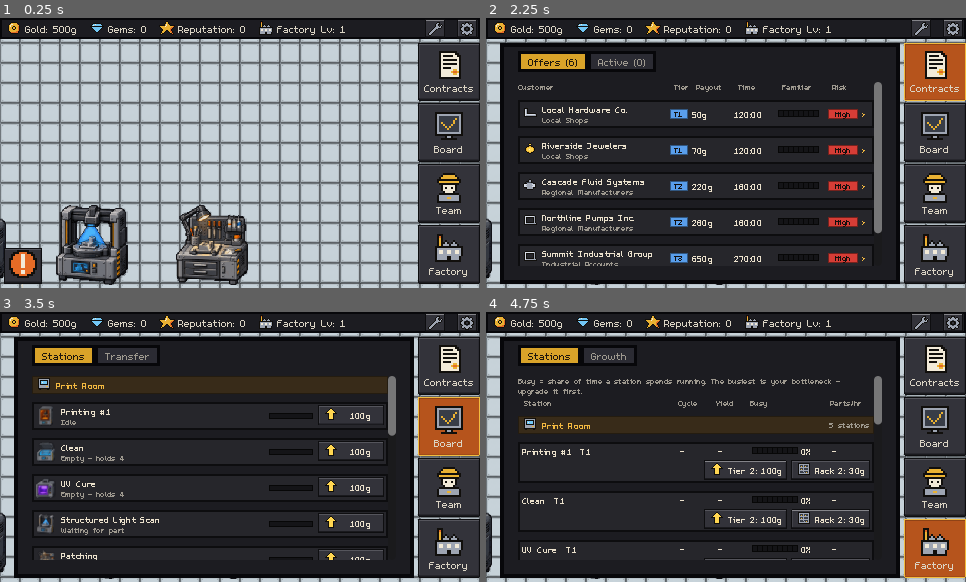
Above: before the commit, frames 1-4 (two rows, left to right).
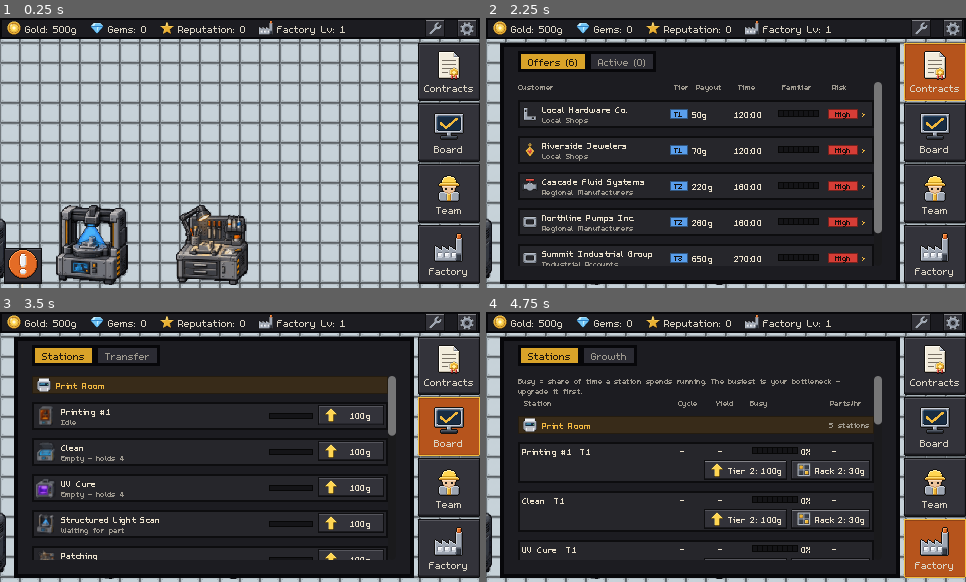
Above: after the commit, the same moments.

Repository: carverweirick/foundry-mobile-game
Game: Godot game, scene res://scenes/main.tscn
The game is run twice, just before and just after one commit, with the same random seed, the same clock (stepped at 60 frames per second) and the same inputs.
Inputs (mouse positions are in pixels of both pictures, inside the frame that each line leads up to):
- Up to frame 1 (0.25 s): no input
- Up to frame 2 (2.25 s): click (922, 28) at 0.52 s; click (951, 28) at 1.27 s; click (937, 72) at 2.02 s
- Up to frame 3 (3.5 s): click (451, 425) at 2.77 s
- Up to frame 4 (4.75 s): click (937, 487) at 3.52 s; click (937, 549) at 4.27 s

The runs differ from the first frame. In frame 1, 2.3% of the frame differs, in the area x 1-99%, y 1-97%; in frame 2, 2.4%; in frame 3, 2.3%; in frame 4, 2.4%, in the area x 1-99%, y 1-91%.

Commit message:
32x32 UI icons with twice the detail, drawn in the same 16px slots
User request: more detail in the icons. tools/gen_ui_icons.py redraws
all 48 icons at 32x32 from supersampled shapes snapped to the pixel
grid, with per-material top-left shading and a 1px outline (standard
library only). Same names and meanings as the old ASCII grids, which
stay in ui_icons.gd as the fallback for any name without a PNG.

UiIcons loads the PNG and reports a 16x16 size (set_size_override), so
every existing slot, Button.icon and layout is unchanged: about 2 device
pixels per texel on an iPhone instead of 4-5. Mipmapped, and the
project's default canvas filter is now Nearest Mipmap so a small 1x
desktop window - which shrinks them 2:1 - draws them cleanly instead of
dropping every other pixel. Magnified pixel art is unaffected.

Checked offscreen at the 16 Pro's resolution and at 1x; overflow audit
still 104 buttons, 0 problems.

Co-Authored-By: Claude Opus 5.5 <noreply@anthropic.com>
Claude-Session: https://claude.ai/code/session_01F7cN4k6ng39WJsgFcGtTac

Diff:
--- a/project.godot
+++ b/project.godot
@@ -55,5 +55,5 @@
 
 [rendering]
 
-textures/canvas_textures/default_texture_filter=0
+textures/canvas_textures/default_texture_filter=3
 renderer/rendering_method="mobile"
--- a/scenes/ui_icons.gd
+++ b/scenes/ui_icons.gd
@@ -1,9 +1,9 @@
 class_name UiIcons
 
-## Placeholder 16x16 pixel-art HUD icons, drawn from ASCII grids at runtime
-## (design doc Section 27.5: no UI icon art exists yet). Swap any of these
-## for a real texture later by changing get_icon() - nothing else reads the
-## grids. One char per pixel; see PALETTE for the legend, "." = transparent.
+## UI icons. Each name loads its 32x32 art from assets/icons/ (generated by
+## tools/gen_ui_icons.py) at a 16x16 logical size; the 16x16 ASCII grids
+## below are the old placeholder art, now only a fallback for a name with no
+## PNG. One char per pixel; see PALETTE for the legend, "." = transparent.
 
 const PALETTE := {
 	"k": Color(0.07, 0.06, 0.05), # outline
@@ -892,9 +892,28 @@
 static var _cache: Dictionary = {}
 
 
+## The 32x32 art from tools/gen_ui_icons.py, when there is one for this name.
+const ART_DIR := "res://assets/icons/"
+## Every icon reports this logical size whatever its pixel resolution, so
+## the 32px art drops into every existing 16px slot unchanged.
+const ICON_SIZE := Vector2i(16, 16)
+
+
 static func get_icon(icon_name: String) -> Texture2D:
 	if _cache.has(icon_name):
 		return _cache[icon_name]
+	var art_path := ART_DIR + icon_name + ".png"
+	if ResourceLoader.exists(art_path):
+		# Twice the detail in the same 16px box (set_size_override): about 2
+		# device pixels per texel on a phone instead of 4-5. Mipmapped so a
+		# small desktop window, which shrinks them, still draws them cleanly.
+		var image: Image = (load(art_path) as Texture2D).get_image()
+		if not image.has_mipmaps():
+			image.generate_mipmaps()
+		var art := ImageTexture.create_from_image(image)
+		art.set_size_override(ICON_SIZE)
+		_cache[icon_name] = art
+		return art
 	var grid: Array = GRIDS.get(icon_name, [])
 	var image := Image.create(16, 16, false, Image.FORMAT_RGBA8)
 	for y in range(mini(grid.size(), 16)):
Binary file added: assets/icons/act_collect.png
Not shown, added: assets/icons/act_collect.png.import
Binary file added: assets/icons/act_hire.png
Not shown, added: assets/icons/act_hire.png.import
Binary file added: assets/icons/act_lock.png
Not shown, added: assets/icons/act_lock.png.import
Binary file added: assets/icons/act_queue.png
Not shown, added: assets/icons/act_queue.png.import
Binary file added: assets/icons/act_rack.png
Not shown, added: assets/icons/act_rack.png.import
Binary file added: assets/icons/act_refresh.png
Not shown, added: assets/icons/act_refresh.png.import
(and 85 more such lines)
